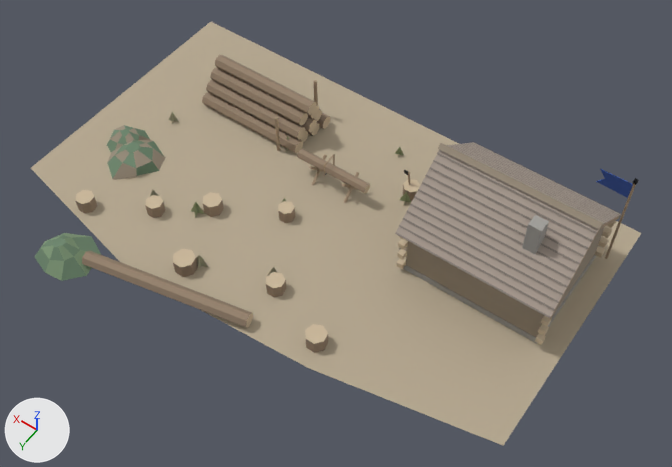
The glTF model game/assets/modelle/umland/holzschlag.glb, before and after one commit.
The view is the same before and after, from a 50 mm camera at (-14.3, 16.2, 28.8) aimed at (-1.9, -1.2, 1.3). Lighting does not change. The marker at lower left points along +X, +Y and +Z. The picture after the commit comes second. Vertices at exactly the same position are counted once.

Objects in the first picture: 'Arbeit', 'Fahne', 'Haus' and 1 more.
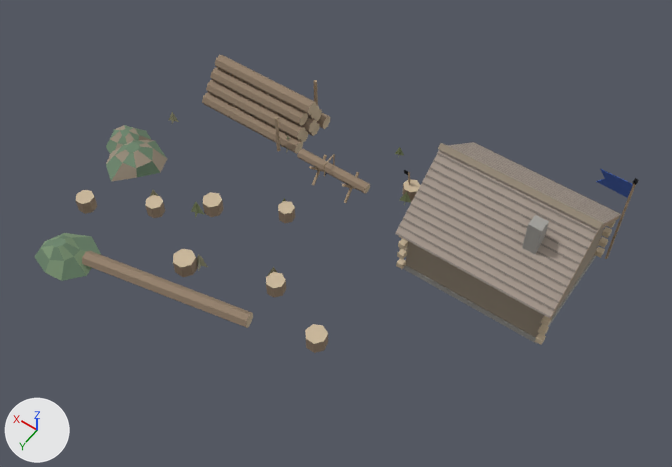
Where the change shows, as pixel boxes (x1, y1, x2, y2) in the pictures (672 x 467 px):
```json
{"object": "Haus", "change": "reshaped", "before": [31, 22, 641, 446], "after": [76, 125, 621, 353], "on screen": "11% narrower, 46% shorter"}
{"part": 1, "of": "me_haus", "change": "deleted", "before": [31, 22, 641, 446], "on screen": "beige"}
```

The change, as JSON lines over the scene's bpy script:
```json
{"block": "me_haus", "where": "# used by ob_haus; location = (0.0, 0.0, 0.0)"}
{"op": "remove", "block": "me_haus", "code": "me_haus.from_pydata(...)  # 541 vertices, 777 faces; spans x -11.0..11.0, y -9.0..4.0, z -0.1..4.7"}
{"op": "add", "block": "me_haus", "code": "me_haus.from_pydata(...)  # 535 vertices, 773 faces; spans x -10.3..9.6, y -7.3..3.0, z -0.1..4.7"}
{"block": "me_haus", "change": "me_haus part 1: the loose piece of 6 vertices spanning x -11.0..11.0, y -9.0..4.0, z 0.0 is deleted"}
```
